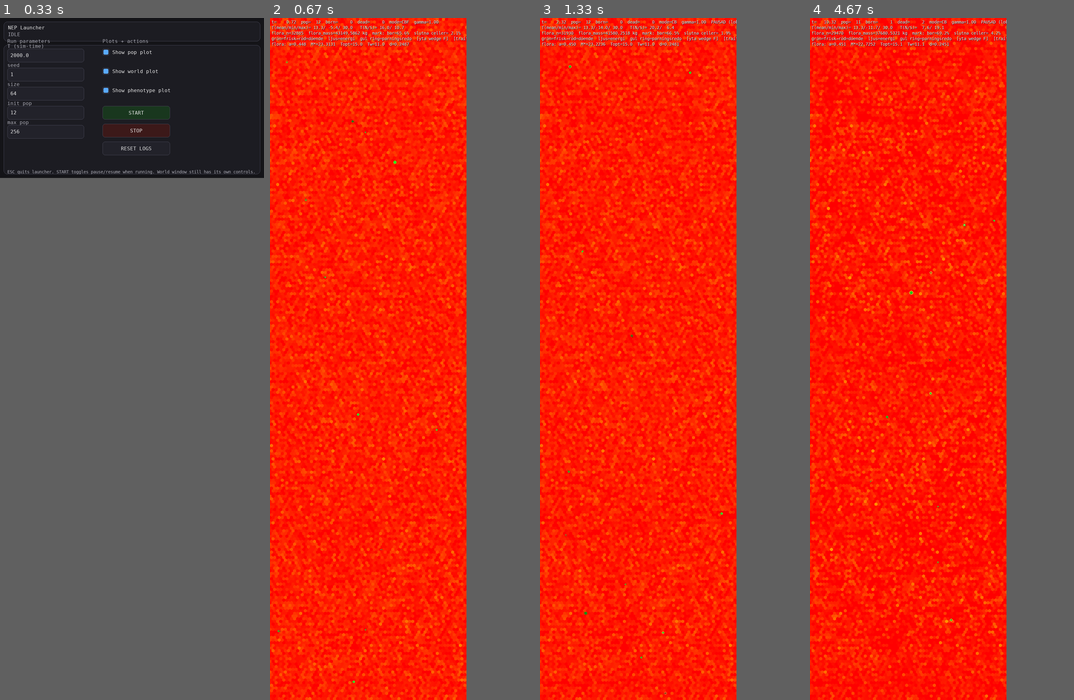
Above: before the commit, frames 1-4 (left to right).
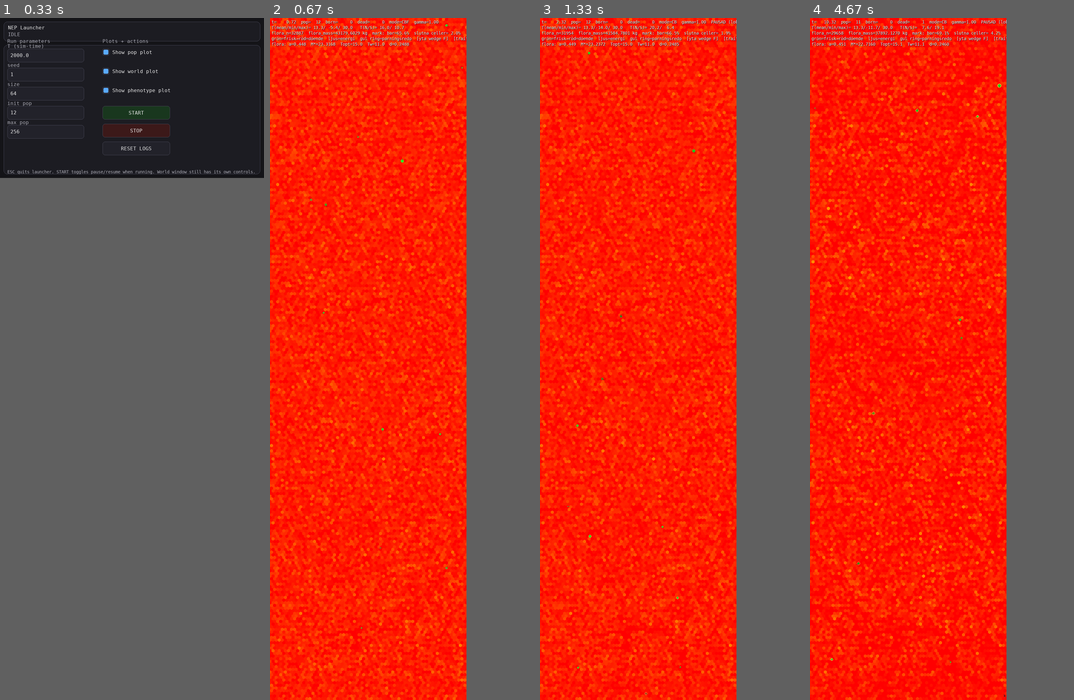
Above: after the commit, the same moments.

Repository: JoakimStorck/nep-process
Game: pygame game, started from nep_gui_launcher.py
Two runs of this game, one before a commit and one after it. Both use one fixed random seed, a clock stepped at 60 frames per second and the inputs below.
Inputs:
- Up to frame 1 (0.33 s): no input
- Up to frame 2 (0.67 s): click "START" at 0.38 s
- Up to frame 3 (1.33 s): tap Space at 0.67 s; tap 1 at 1 s
- Up to frame 4 (4.67 s): no input

Frame 1 is identical in both runs. In frame 2, 0.5% of the frame differs, in the area x 0-75%, y 0-98%; in frame 3, 2.3%; in frame 4, 11%, in the area x 0-75%, y 0-100%.

Commit message:
Synfältet och minnet
0091 gav ingen mätbar flockning: kohesionskvoten mot Poisson låg kring ett i
alla fyra nivåer och båda körningarna, med spridning inom en nivå från 0,79
till 1,88. Visuell granskning visade djur som upptäckte varandra frontalt,
gjorde en ömsesidig riktningsändring och sedan fortsatte i tangentens
riktning.

Synfältet är blint åt sidan. Vid e = 0,7 ger r(θ) = r_front(1−e)/(1−e·cos θ)
tio enheter rakt fram, tre åt sidan och 1,8 rakt bak. En flockkamrat som
färdas jämsides på fyra enheters avstånd är osynlig — och det är just där en
flockkamrat befinner sig. Alignment kan inte fungera i ett sådant synfält.

Sedan 0084 läser världskanalerna sitt grannskap isotropt via sektoraggregat,
så ellipsen styr numera bara artfrändeupptäckt. Excentriciteten sänks till
0,3: tio fram, sju åt sidan, 5,4 bak.

Tidsskalan är också knapp. Vid 0,74 enheter per tick och sensing var tionde
tick förflyttar sig djuret 7,4 enheter mellan två sensingar, och
alignmentfönstret är 4,5 enheter brett. social_memory_ticks dödräknar en sedd
artfrände framåt längs dess senast sedda kurs med linjärt avtagande tilltro.
Minnet styr bara — parning och predation kräver en verkligt detekterad
motpart.

Sätt social_memory_ticks = 0 för att pröva excentriciteten ensam.

Diff:
--- a/agent.py
+++ b/agent.py
@@ -151,7 +151,32 @@
     # ------------------------
     n_rays: int = 12
     ray_len_front: float = 7.0    # max räckvidd framåt (ellipsens långa halva)
-    ray_eccentricity: float = 0.7  # 0=cirkel → 1=extremt avlångt
+    # Artfrändesynens form. Sedan 0084 läser världskanalerna sitt grannskap
+    # isotropt via sektoraggregat; ellipsen styr numera bara var en artfrände
+    # kan upptäckas.
+    #
+    # Vid 0,7 gav r(θ) = r_front(1−e)/(1−e·cos θ) tio enheter rakt fram, tre
+    # åt sidan och 1,8 rakt bak. En flockkamrat som färdas jämsides på fyra
+    # enheters avstånd var alltså osynlig — och det är just där en flockkamrat
+    # befinner sig. Visuellt syntes det som att djur upptäckte varandra
+    # frontalt, gjorde en ömsesidig riktningsändring och sedan fortsatte i
+    # tangentens riktning, eftersom motparten försvann ur perceptionen i samma
+    # ögonblick som de passerade.
+    #
+    # Vid 0,3 blir det tio fram, sju åt sidan och 5,4 bak. Framåtriktningen är
+    # kvar men sidosynen räcker för att hålla sällskap. Samma ändring bör också
+    # höja parningsfrekvensen, som legat på sex till sju procent av alla
+    # tillfällen då en partner setts.
+    ray_eccentricity: float = 0.3  # 0=cirkel → 1=extremt avlångt
+    # Hur många tick en sedd artfrände minns efter att den lämnat synfältet.
+    # 0 = av. Sensingen körs var tionde tick i vila, och djuret förflyttar sig
+    # 7,4 enheter däremellan — nästan hela synfältets längd. Utan minne finns
+    # grannen bara de tick då den råkar synas, och alignment hinner ett enda
+    # samplingstillfälle per möte. Minnet dödräknar grannens position framåt
+    # längs dess senast sedda kurs, så att den inte tappas mellan sensingar
+    # eller när den glider åt sidan. Styr aldrig parning eller predation —
+    # bara styrningen.
+    social_memory_ticks: int = 12
                                    # r(θ) = r_front×(1-e)/(1-e×cos(θ))
                                    # sida(90°)=r_front×(1-e)≈2.1, bak(180°)≈1.2
     ray_step: float = 1.0
@@ -2054,6 +2079,8 @@
 
     # Adaptiv sensing-cache: lagrar senaste sensing-resultat och cooldown-räknare.
     _sense_cd: int = field(init=False, default=0)        # steg kvar tills nästa skanning
+    # Minne av senast sedda artfrände: [x, y, kurs, ålder i tick]. None = tomt.
+    _nb_mem: object = field(init=False, default=None, repr=False, compare=False)
     _cached_B0: float = field(init=False, default=0.0)
     _cached_C0: float = field(init=False, default=0.0)
     _cached_x_in: np.ndarray = field(init=False)         # cachat obs-vektor
@@ -2504,6 +2531,7 @@
         best_threat_score: float,
         best_mate,
         neighbour_heading: float | None = None,
+        neighbour_memory=None,
     ) -> tuple[float, float, float, float, float]:
         hunt_state = 0.0
         flee_state = 0.0
@@ -2549,11 +2577,21 @@
             thrust = max(thrust, 0.95)
             explore_drive = 0.0
 
-        elif N > 0.5:
-            a_hit = self.heading + (2.0 * math.pi * float(Nu))
+        elif N > 0.5 or neighbour_memory is not None:
+            if N > 0.5:
+                a_hit = self.heading + (2.0 * math.pi * float(Nu))
+                Nd_mem = float(Nd)
+                head_mem = neighbour_heading
+                trust = 1.0
+            else:
+                # Minnet styr bara. Det ger aldrig ett mål för parning eller
+                # predation — de kräver en verkligt detekterad motpart.
+                a_hit, Nd_mem, head_mem, trust = neighbour_memory
+            _ = a_hit
             errN = self._signed_angle(a_hit - self.heading)
-            biasN = clamp(errN / math.pi, -1.0, 1.0)
-            Nd_f = float(Nd)
+            biasN = clamp(errN / math.pi, -1.0, 1.0) * trust
+            Nd_f = Nd_mem
+            neighbour_heading = head_mem
 
             # Reynolds tre regler, med var sin räckvidd. Separation nära,
             # alignment på mellanavstånd, kohesion långt bort.
@@ -2923,6 +2961,38 @@
             in_mating_mode,
         )
 
+        # Minnet av senast sedda artfrände. Uppdateras när någon syns och
+        # dödräknas annars framåt längs dess senast sedda kurs. Det överbryggar
+        # både sensingintervallet och den sida där synfältet är kortast.
+        mem_lim = int(getattr(self.AP, "social_memory_ticks", 0))
+        if detected is not None:
+            self._nb_mem = [float(detected.x), float(detected.y),
+                            float(detected.heading), 0]
+        elif self._nb_mem is not None:
+            m = self._nb_mem
+            m[3] += 1
+            if m[3] > mem_lim:
+                self._nb_mem = None
+            else:
+                v = float(getattr(self, "last_speed", 0.0)) * float(ctx.dt)
+                m[0] += v * math.cos(m[2])
+                m[1] += v * math.sin(m[2])
+
+        nb_mem = None
+        if detected is None and self._nb_mem is not None and mem_lim > 0:
+            mx, my, mh, mage = self._nb_mem
+            dxm = mx - self.x
+            dym = my - self.y
+            ex, ey = float(self.grid.extent_x), float(self.grid.extent_y)
+            dxm -= ex * round(dxm / ex)
+            dym -= ey * round(dym / ey)
+            dm = math.hypot(dxm, dym)
+            rf = float(self.AP.ray_len_front)
+            if dm <= rf:
+                # Tilltron avtar linjärt med minnets ålder.
+                nb_mem = (math.atan2(dym, dxm), dm / max(rf, 1e-9), mh,
+                          max(0.0, 1.0 - mage / max(1.0, float(mem_lim))))
+
         turn, thrust, explore_drive, flee_state, hunt_state = self._apply_reflex_drives(
             turn=turn,
             thrust=thrust,
@@ -2939,6 +3009,7 @@
             best_threat_score=best_threat_score,
             best_mate=best_mate,
             neighbour_heading=(float(detected.heading) if detected is not None else None),
+            neighbour_memory=nb_mem,
         )
 
         turn, thrust, explore_drive = self._apply_food_steering(
Not shown, changed: TODO.md
